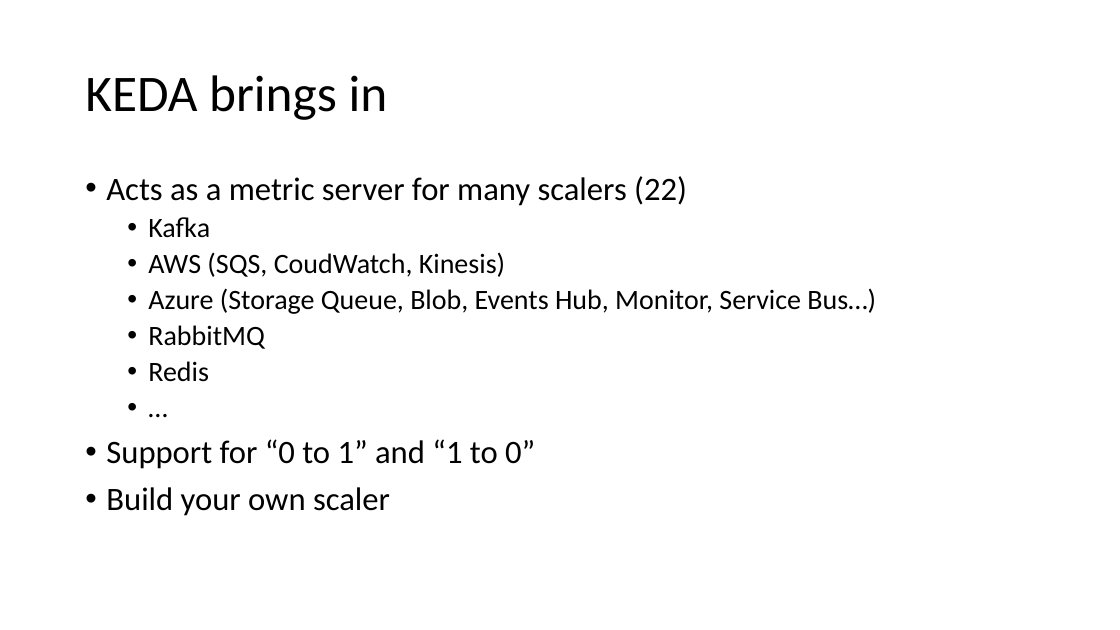
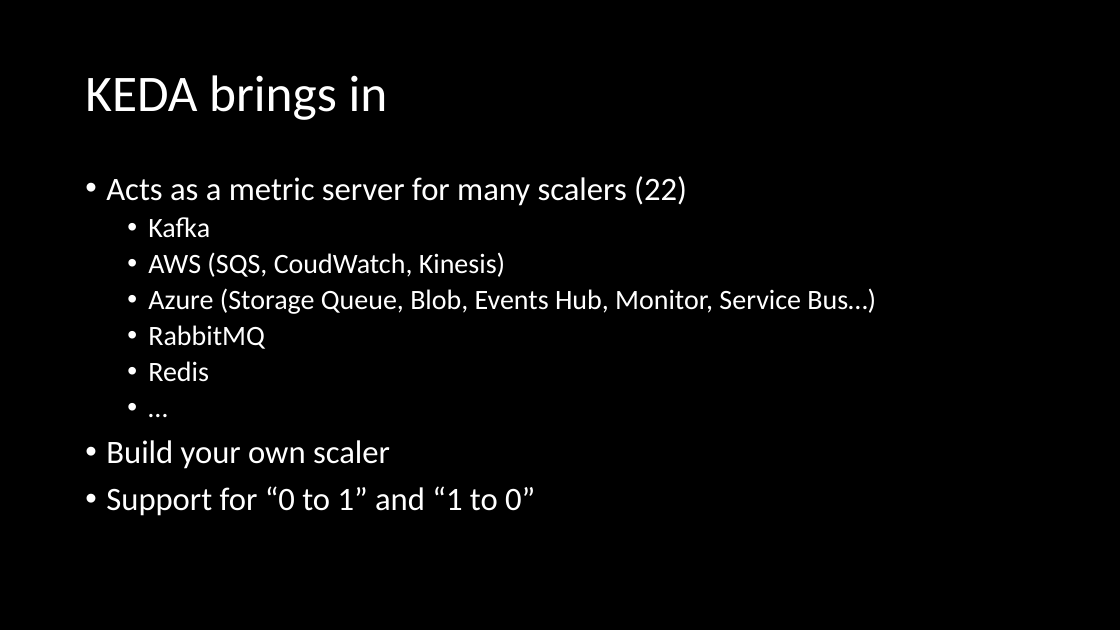
Before and after one commit to eashi/keda-workshop, a slide deck: slide 9 of preso.pptx (slide 7 before the commit). Drawn at 1120x630 pixels with LibreOffice and Linux fonts; fonts in the diff are those of the drawing. Boxes give left, top, right and bottom in pixels: in the first picture for what was removed or moved away, otherwise in the second. Text is boxed around its words. In the diff, an @@ line names an element or a change of style, - is before the commit and + after.

```diff
--- a/preso.pptx
+++ b/preso.pptx
@@ background #FFFFFF to #000000 @@
@@ title "KEDA brings in" at bbox=[85, 75, 388, 120]: text colour #000000 to #FFFFFF @@
@@ text at bbox=[106, 176, 876, 516]: text colour #000000 to #FFFFFF in "Acts as a metric server for many ...", "Kafka", "AWS (SQS, CoudWatch, Kinesis)", "Azure (Storage Queue, Blob, Events Hub, Monitor, ..." and 4 more places @@
@@ text at bbox=[106, 440, 390, 469]: paragraph added @@
+• Build your own scaler
@@ text at bbox=[106, 487, 390, 516]: paragraph removed @@
-• Build your own scaler
```
Also in this commit, not shown: 10 other slides changed, 5 slides added, 1 slide removed.
